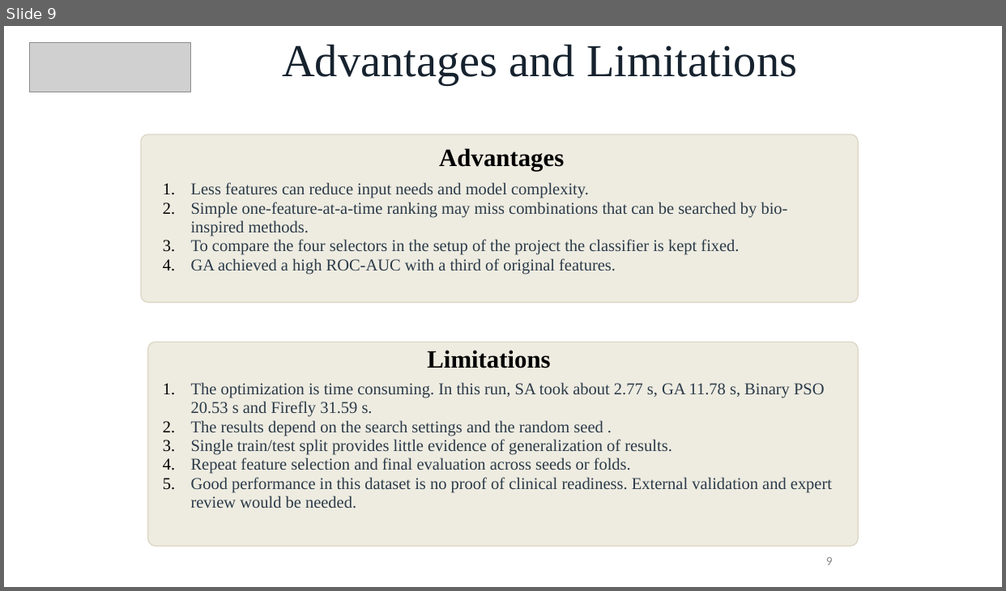
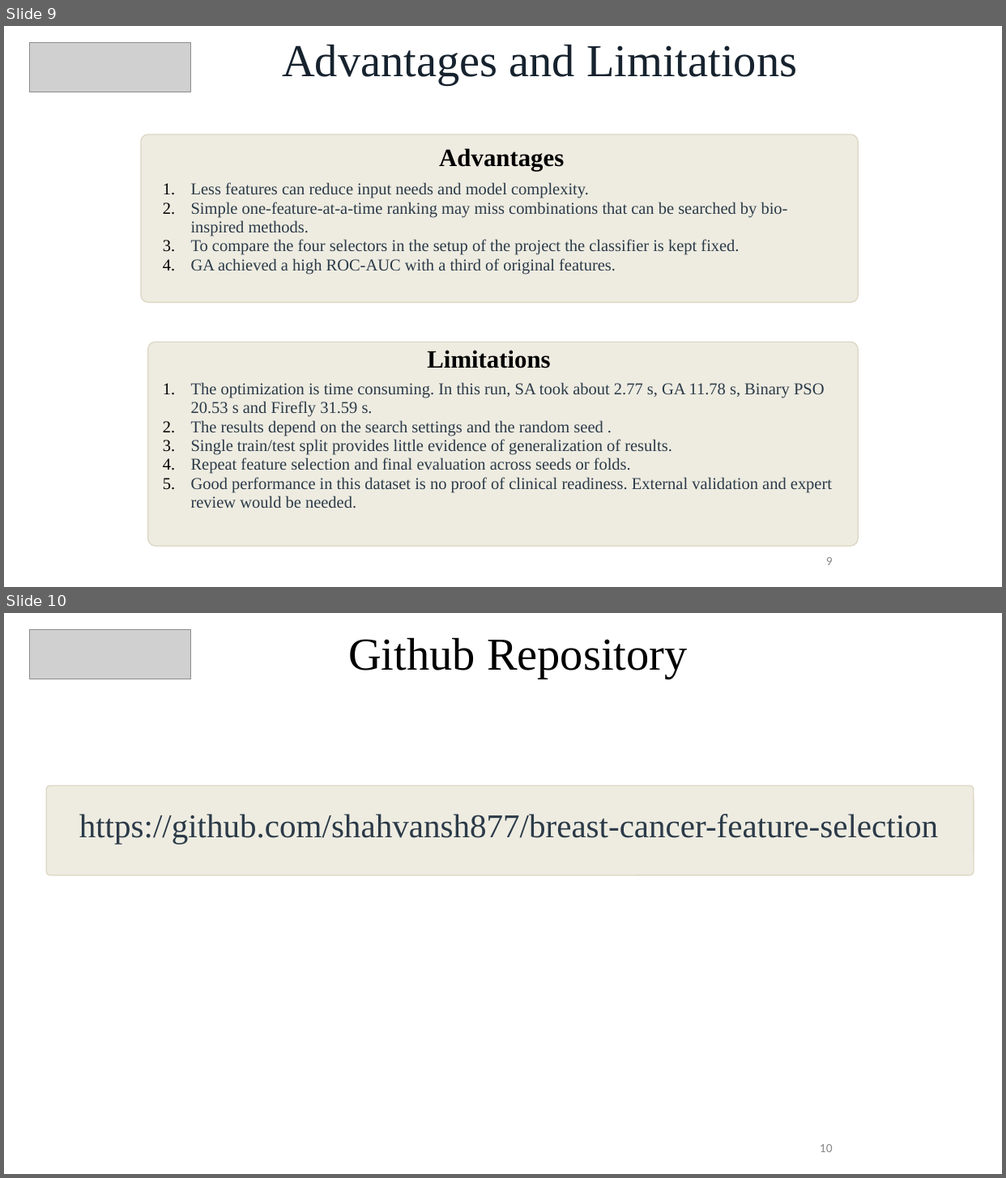
Before and after one commit to shahvansh877/breast-cancer-feature-selection, a slide deck: documents/VANSH_SHAH_RA2312704010016_BATCH_2.pptx. Shown one above the other, each under a label of ours: slide 9 before the commit, slides 9 and 10 after it. The pictures are 1006x591 and 1006x1178 pixels, drawn with LibreOffice and Linux fonts; fonts in the diff are those of the drawing; grey boxes stand for pictures. Boxes give left, top, right and bottom in pixels: in the first picture for what was removed or moved away, otherwise in the second. Text is boxed around its words. In the diff, an @@ line names an element or a change of style, - is before the commit and + after.

```diff
--- a/documents/VANSH_SHAH_RA2312704010016_BATCH_2.pptx
+++ b/documents/VANSH_SHAH_RA2312704010016_BATCH_2.pptx
@@ slide 10 added at bbox=[4, 613, 1002, 1174], background #FFFFFF @@
@@ picture added at bbox=[29, 629, 191, 679] @@
@@ text added at bbox=[348, 637, 688, 679], 44 pt, text #000000 @@
+Github Repository
@@ rounded rectangle added at bbox=[46, 786, 974, 875], fill #EEECE1, outline #DDD6C4 1 pt @@
@@ text added at bbox=[79, 814, 938, 844], 32 pt, text #2B3A48 @@
+https://github.com/shahvansh877/breast-cancer-feature-selection
@@ page number added at bbox=[820, 1144, 833, 1152], 12 pt, text #888888 @@
+10
```
Also in this commit, not shown: 9 other files.
